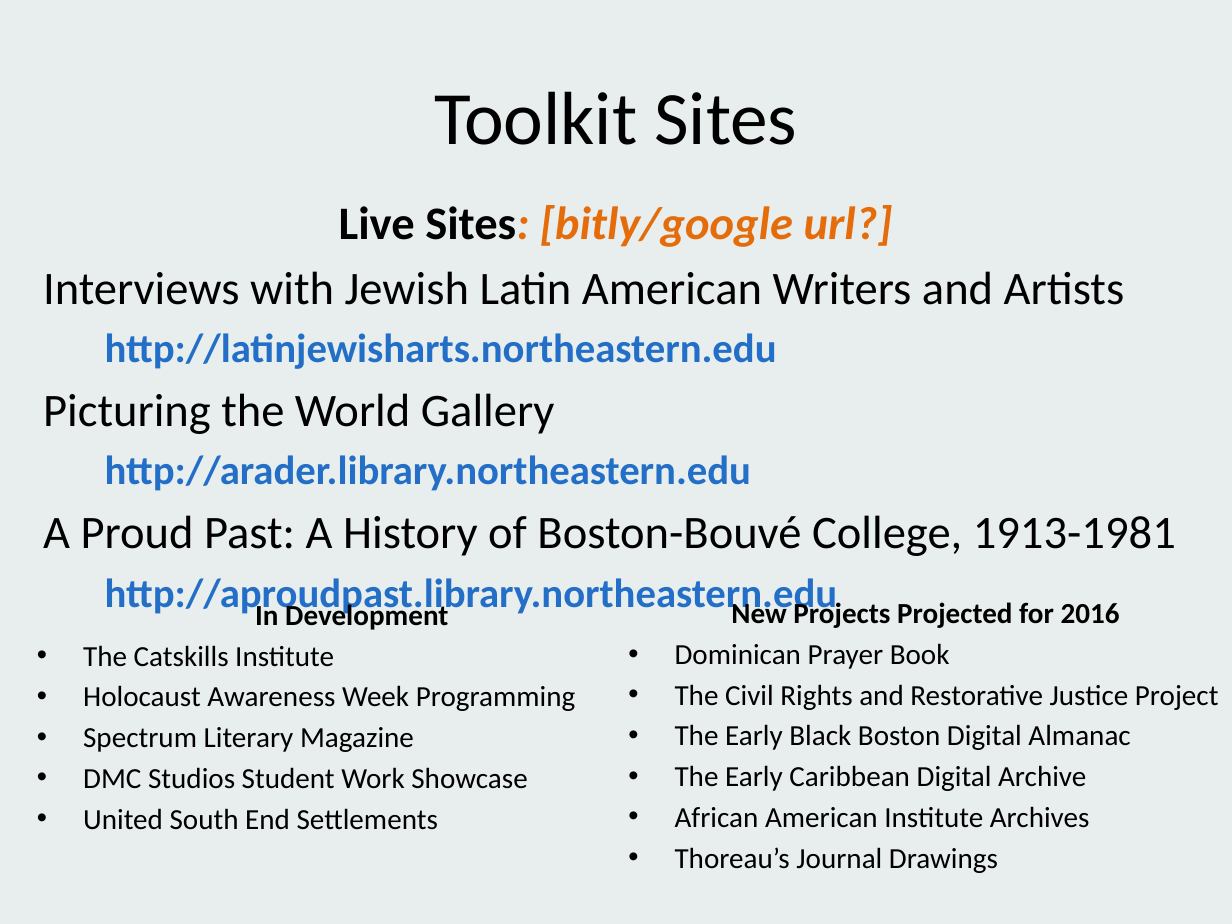
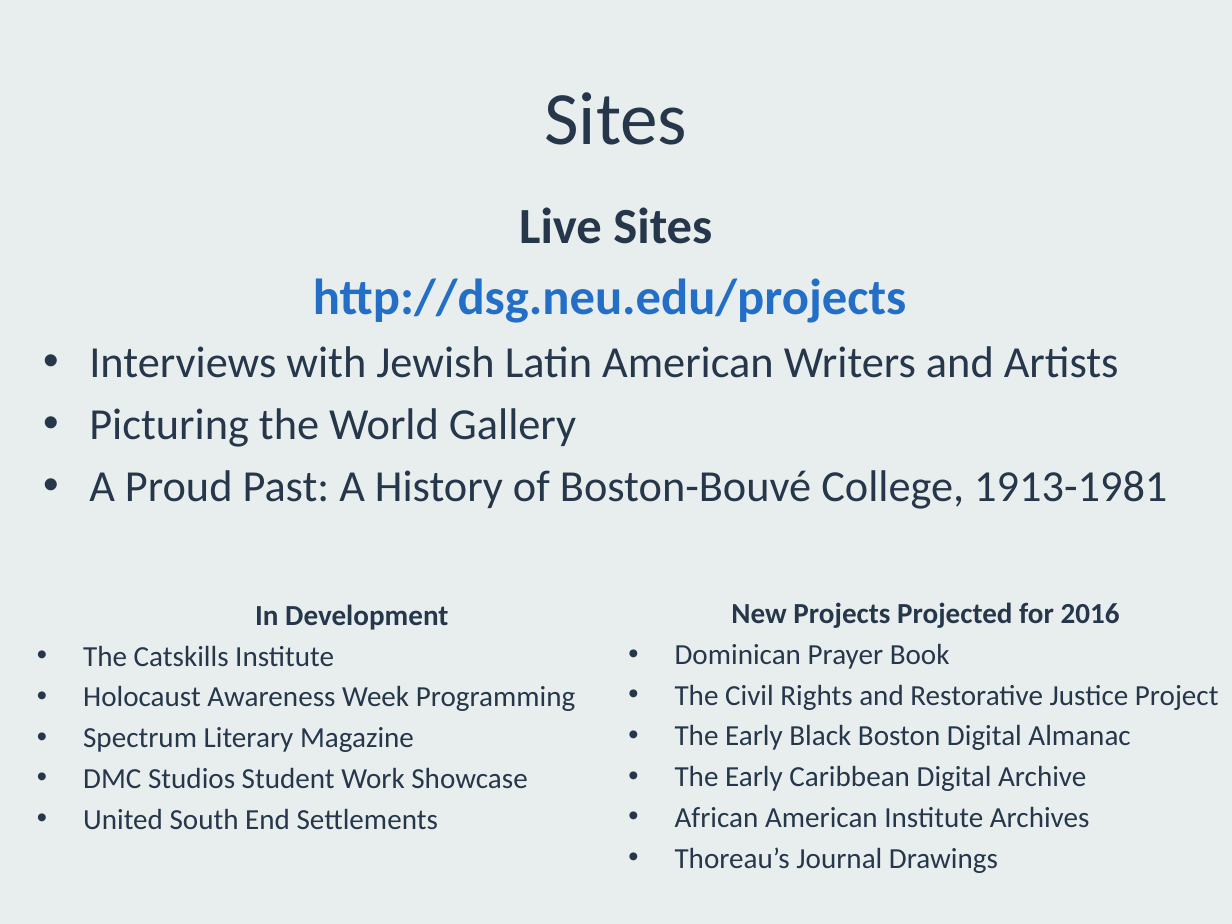
Before and after one commit to sarahjeansweeney/various_files, a slide deck: slide 5 of Presentations/BLC Networking Day 2016/BLCnetworkingDay2016.pptx. Drawn at 1232x924 pixels with LibreOffice and Linux fonts; fonts in the diff are those of the drawing. Boxes give left, top, right and bottom in pixels: in the first picture for what was removed or moved away, otherwise in the second. Text is boxed around its words. In the diff, an @@ line names an element or a change of style, - is before the commit and + after.

```diff
--- a/Presentations/BLC Networking Day 2016/BLCnetworkingDay2016.pptx
+++ b/Presentations/BLC Networking Day 2016/BLCnetworkingDay2016.pptx
@@ title at (544,92,687,145): text changed; text colour #000000 to #26374B @@
-Toolkit Sites
+Sites
@@ text at (313,207,906,323): text changed; size 27.2 to 29.6 pt; text colour #E46C0A to #236FC7; italic off @@
-Live Sites: [bitly/google url?]
+Live Sites
+http://dsg.neu.edu/projects
@@ text at (89,346,1167,509): size 27.2 to 25.9 pt, text colour #000000 to #26374B in "Interviews with Jewish Latin American Writers and ...", "Picturing the World Gallery", "A Proud Past: A History of Boston-Bouvé ..."; bullet none to • @@
@@ text at (105,333,777,369): paragraph removed @@
-  http://latinjewisharts.northeastern.edu
@@ text at (105,455,751,491): paragraph removed @@
-  http://arader.library.northeastern.edu
@@ text "In Development" at (83,604,575,829): text colour #000000 to #26374B @@
@@ text at (105,578,838,617): paragraph removed @@
-  http://aproudpast.library.northeastern.edu
@@ text "New Projects Projected for 2016" at (675,602,1219,873): text colour #000000 to #26374B @@
```
Also in this commit, not shown: 4 other slides changed.
